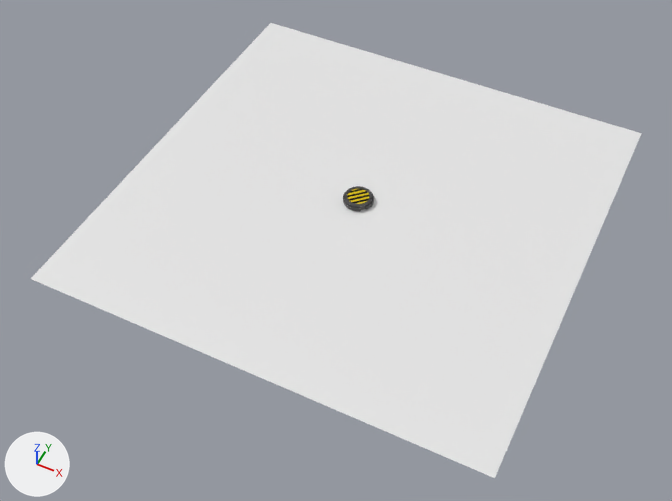
The Blender file studio.blend: old version first, new version second.
Both versions are drawn from a 50 mm lens placed at (45.9, -100.1, 106.6), pointed at (-0.4, -7.5, -9.2). The axes (+X, +Y, +Z) are drawn at lower left. The lights are the same throughout.

Before the edit, the objects in view are built like this:
```python
me_cylinder = bpy.data.meshes.new('Cylinder')
me_cylinder.from_pydata(...)  # 198 vertices, 170 faces; spans x -0.98..1.02, y -1.03..0.97, z -1.69..-1.2
me_cylinder.polygons.foreach_set('use_smooth', [True] * 170)
# faces by material slot: [1, 169]
me_cylinder.materials.append(mat_material)  # picture img_depositphotos_236624332_stock_photo_yellow_and_black_diagonal_s
me_cylinder.materials.append(mat_random_metal_material_003)
me_plane_002 = bpy.data.meshes.new('Plane.002')
me_plane_002.from_pydata([(-1.0, -1.0, 0.0), (1.0, -1.0, 0.0), (-1.0, 1.0, 0.0), (1.0, 1.0, 0.0)], [], [(0, 1, 3, 2)])
ob_cylinder = bpy.data.objects.new('Cylinder', me_cylinder)
ob_cylinder.location = (0.0, 0.0, 0.4)
ob_cylinder.scale = (2.58, 2.58, 2.52)
ob_plane_001 = bpy.data.objects.new('Plane.001', me_plane_002)
ob_plane_001.location = (0.0, 0.0, -4.1)
ob_plane_001.scale = (38.0, 38.0, 38.0)
```
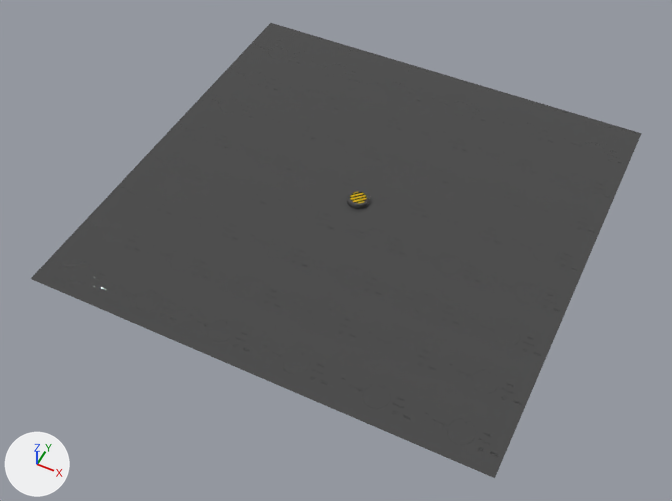
The change, as a list of edits to the scene's bpy script:
```text
Change me_plane_002:
    where me_plane_002.from_pydata(...)  # 4 vertices, 1 face; spans x -1.0..1.0, y -1.0..1.0, z 0.0
    add me_plane_002.materials.append(mat_random_metal_material_003)
Change ob_cylinder:
    ob_cylinder.location: (0.0, 0.0, 0.4) -> (0.0, 0.0, -0.8)
    ob_cylinder.scale: (2.58, 2.58, 2.52) -> (1.93, 1.93, 1.88)
```

Pixel boxes (x1, y1, x2, y2) of what changed, in the pictures (672 x 501 px):
'Plane.001', recoloured (white to grey)
    both: (31, 23, 642, 478)
'Cylinder', moved, rescaled (25% narrower, 23% shorter)
    before: (343, 186, 374, 211)
    after: (347, 190, 370, 209)
